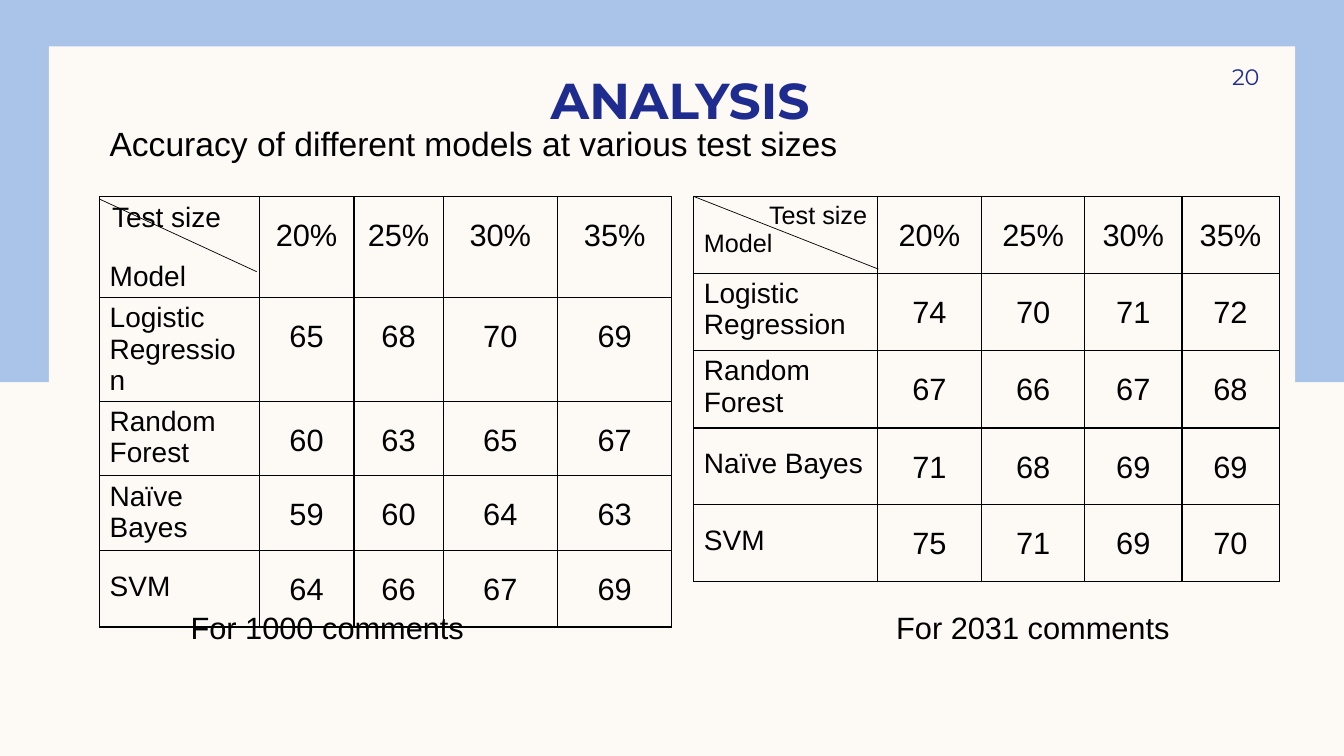
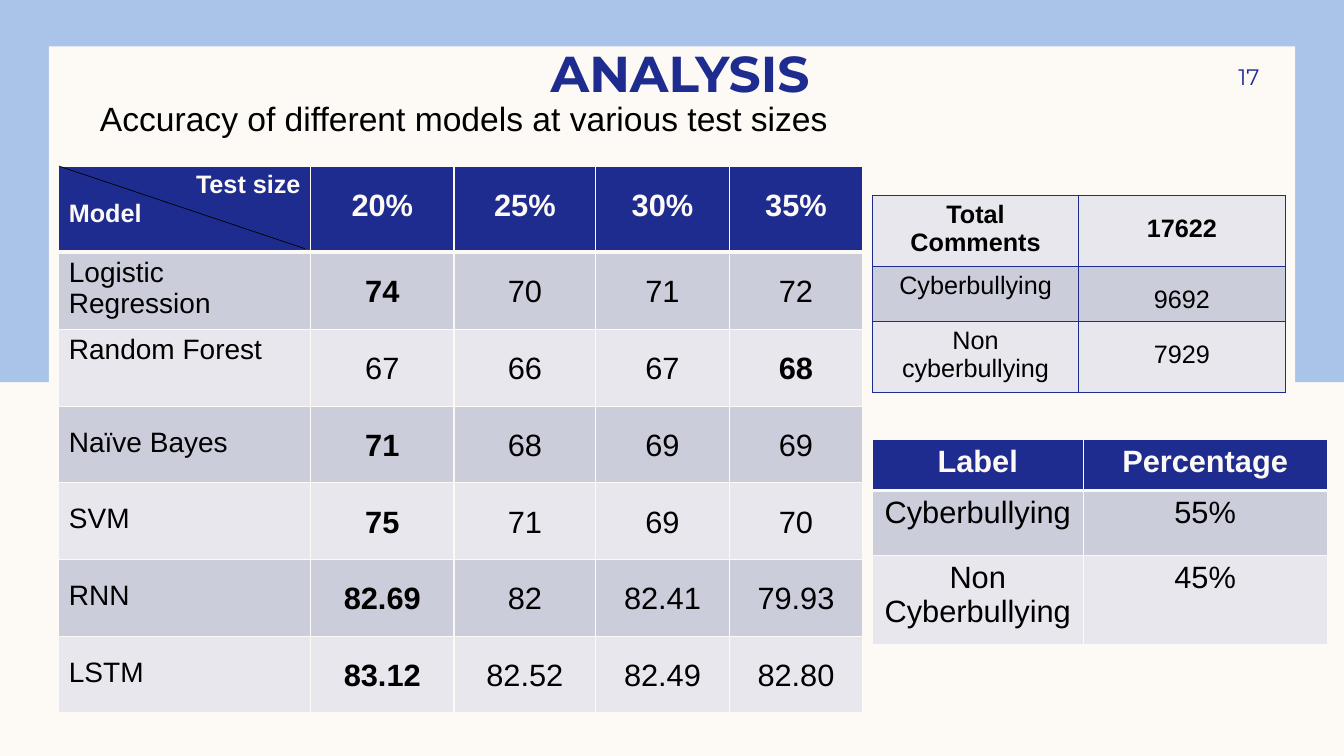
Before and after one commit to prashanth9618781/cyberbullying_detection_model, a slide deck: slide 17 of cyberbullying_ppt.pptx (slide 20 before the commit). Drawn at 1344x756 pixels with LibreOffice and Linux fonts; fonts in the diff are those of the drawing. Boxes give left, top, right and bottom in pixels: in the first picture for what was removed or moved away, otherwise in the second. Text is boxed around its words. In the diff, an @@ line names an element or a change of style, - is before the commit and + after.

```diff
--- a/cyberbullying_ppt.pptx
+++ b/cyberbullying_ppt.pptx
@@ title "ANALYSIS": place and size @@
-title "ANALYSIS" at (551,83,810,132)
+title "ANALYSIS" at (551,43,810,93)
@@ page number at (1238,69,1259,85): text changed @@
-20
+17
@@ text "Accuracy of different models at ...": place and size @@
-text "Accuracy of different models at ..." at (110,131,838,163)
+text "Accuracy of different models at ..." at (100,106,828,138)
@@ table at (58,166,862,713) @@
+row 6: RNN | 82.69 | 82 | 82.41 | 79.93
+row 7: LSTM | 83.12 | 82.52 | 82.49 | 82.80
@@ table: place and size @@
-table at (694,197,1278,582)
+table at (58,166,862,713)
@@ line moved from (694, 197) - (878, 269) to (58, 166) - (304, 249) @@
@@ table removed at (100,197,671,605), 5 rows, 5 columns @@
-Test size / Model | 20% | 25% | 30% | 35%
-Logistic Regression | 65 | 68 | 70 | 69
-Random Forest | 60 | 63 | 65 | 67
-Naïve Bayes | 59 | 60 | 64 | 63
-SVM | 64 | 66 | 67 | 69
@@ line removed from (100, 200) to (257, 272) @@
@@ table added at (872,196,1286,387), 3 rows, 2 columns @@
+Total Comments | 17622
+Cyberbullying | 9692
+Non cyberbullying | 7929
@@ table added at (872,440,1327,645), 3 rows, 2 columns @@
+Label | Percentage
+Cyberbullying | 55%
+Non Cyberbullying | 45%
@@ text removed at (191,615,1170,640) @@
-For 1000 comments For 2031 comments
```
Also in this commit, not shown: 4 other slides changed, 1 slide added, 4 slides removed.
